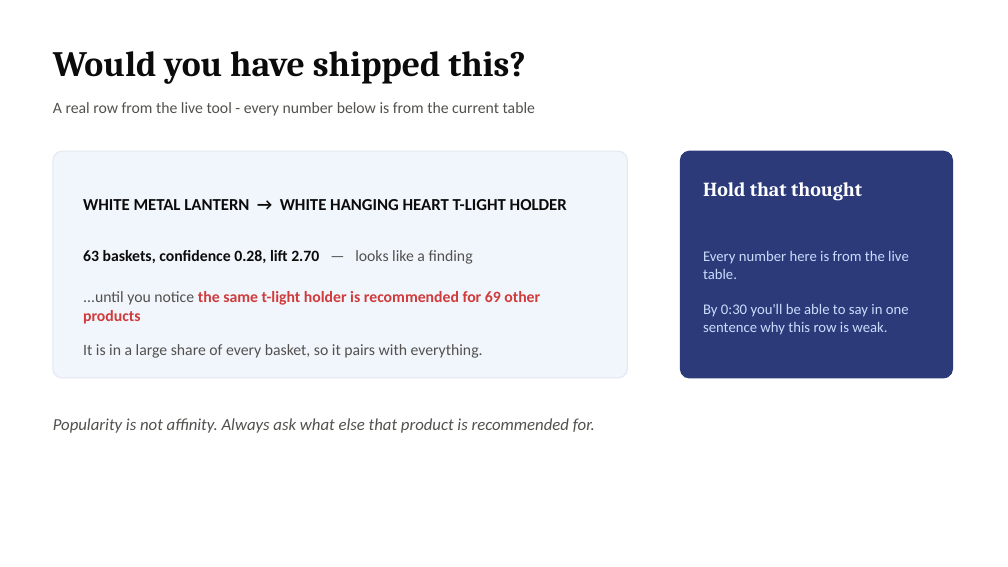
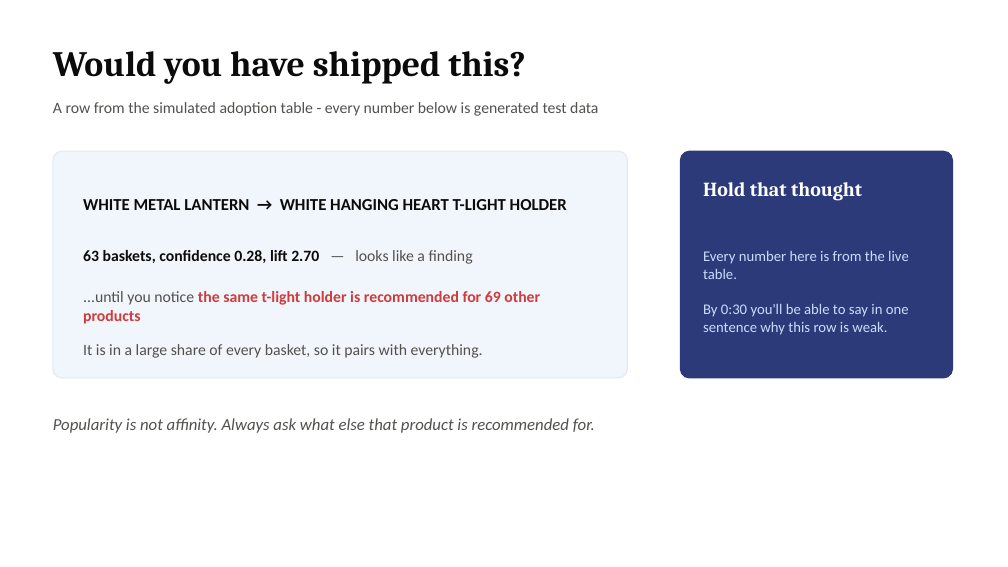
Before and after one commit to Kenchch/retail-ai-pipeline, a slide deck: slide 2 of workshop/ai_literacy_workshop.pptx. Drawn at 1008x567 pixels with LibreOffice and Linux fonts; fonts in the diff are those of the drawing. Boxes give left, top, right and bottom in pixels: in the first picture for what was removed or moved away, otherwise in the second. Text is boxed around its words. In the diff, an @@ line names an element or a change of style, - is before the commit and + after.

Commit message:
Label adoption materials as simulated portfolio scenario

```diff
--- a/workshop/ai_literacy_workshop.pptx
+++ b/workshop/ai_literacy_workshop.pptx
@@ text at (53, 102, 598, 116): text changed @@
-A real row from the live tool - every number below is from the current table
+A row from the simulated adoption table - every number below is generated test data
```
Also in this commit, not shown: 2 other slides changed, 5 other files.
